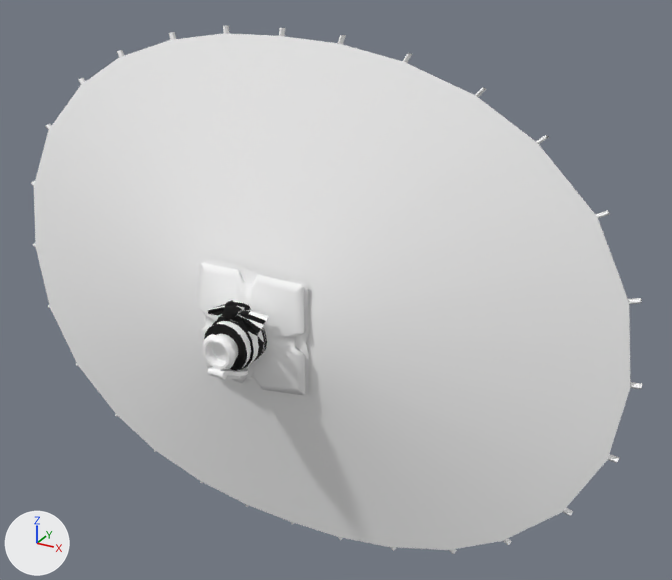
One commit to the glTF model glb/Wmn_Shelter_Focus_Cstm01.glb: the scene before it, then after it.
One viewpoint serves both versions: a 50 mm lens placed at (2.07, -4.14, 1.78), pointed at (0.1, -0.55, -0.02). The lights are fixed; the arrows at lower left show +X, +Y and +Z. The first picture is the older version.

Objects in the first picture: 'Gun__M_Body', 'Umbrella_Close__M_Umbrella_Close', 'Umbrella_Open__M_Umbrella' and 1 more.
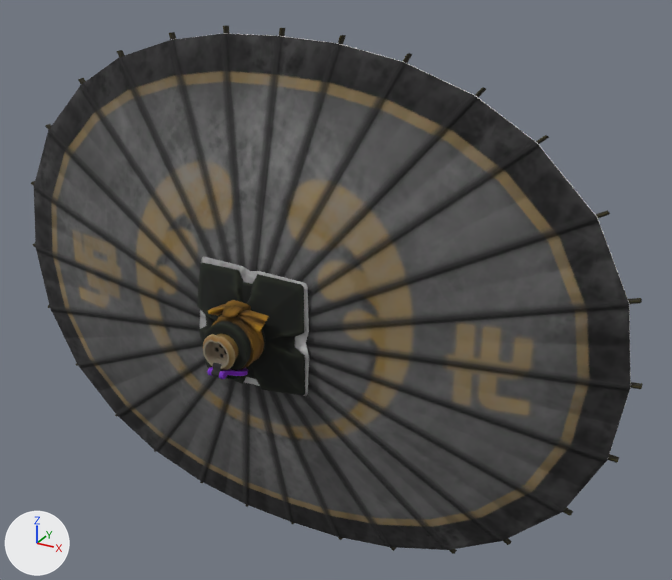
Edits to the bpy script that builds the scene:
```text
Add img_m_umbrella_cstm01_alb:
    img_m_umbrella_cstm01_alb = load_image('M_Umbrella_Cstm01_Alb', '_unpacked/M_Umbrella_Cstm01_Alb', 768, 768, 'sRGB')
Add img_m_umbrella_nrm:
    img_m_umbrella_nrm = load_image('M_Umbrella_Nrm', '_unpacked/M_Umbrella_Nrm', 512, 512, 'Non-Color')
Add img_m_umbrella_close_nrm:
    img_m_umbrella_close_nrm = load_image('M_Umbrella_Close_Nrm', '_unpacked/M_Umbrella_Close_Nrm', 512, 512, 'Non-Color')
Add img_m_umbrella_close_cstm01_alb:
    img_m_umbrella_close_cstm01_alb = load_image('M_Umbrella_Close_Cstm01_Alb', '_unpacked/M_Umbrella_Close_Cstm01_Alb', 384, 384, 'sRGB')
Add img_m_body_nrm:
    img_m_body_nrm = load_image('M_Body_Nrm', '_unpacked/M_Body_Nrm', 384, 384, 'Non-Color')
Add img_m_body_cstm01_alb:
    img_m_body_cstm01_alb = load_image('M_Body_Cstm01_Alb', '_unpacked/M_Body_Cstm01_Alb', 256, 256, 'sRGB')
Change mat_m_body:
    where n0 = _N.new('ShaderNodeBsdfPrincipled'); n0.name = 'Principled BSDF'
    remove n0.inputs[0].default_value = (1.0, 1.0, 1.0, 1.0)  # 'Base Color', white #ffffff
    add n2 = _N.new('ShaderNodeTexImage'); n2.name = 'Image Texture'
    add n2.image = img_m_body_cstm01_alb
    add n3 = _N.new('ShaderNodeNormalMap'); n3.name = 'Normal Map'
    add n3.uv_map = 'UVMap'
    add n4 = _N.new('ShaderNodeTexImage'); n4.name = 'Image Texture.001'
    add n4.image = img_m_body_nrm
    add _L.new(n2.outputs[0], n0.inputs[0])  # 'Color' to 'Base Color'
    add _L.new(n3.outputs[0], n0.inputs[5])  # 'Normal' to 'Normal'
    add _L.new(n4.outputs[0], n3.inputs[1])  # 'Color' to 'Color'
Change mat_m_umbrella_close:
    where n2 = _N.new('ShaderNodeTexImage'); n2.name = 'Image Texture'
    n2.image: img_m_umbrella_close_cstm01_mtl_png -> img_m_umbrella_close_cstm01_alb
    add n3 = _N.new('ShaderNodeNormalMap'); n3.name = 'Normal Map'
    add n3.uv_map = 'UVMap'
    add n4 = _N.new('ShaderNodeTexImage'); n4.name = 'Image Texture.001'
    add n4.image = img_m_umbrella_close_nrm
    where n0 = _N.new('ShaderNodeBsdfPrincipled'); n0.name = 'Principled BSDF'
    add _L.new(n3.outputs[0], n0.inputs[5])  # 'Normal' to 'Normal'
    add _L.new(n4.outputs[0], n3.inputs[1])  # 'Color' to 'Color'
Change mat_m_umbrella:
    where n0 = _N.new('ShaderNodeBsdfPrincipled'); n0.name = 'Principled BSDF'
    remove n0.inputs[0].default_value = (1.0, 1.0, 1.0, 1.0)  # 'Base Color', white #ffffff
    add n2 = _N.new('ShaderNodeTexImage'); n2.name = 'Image Texture'
    add n2.image = img_m_umbrella_cstm01_alb
    add n3 = _N.new('ShaderNodeNormalMap'); n3.name = 'Normal Map'
    add n3.uv_map = 'UVMap'
    add n4 = _N.new('ShaderNodeTexImage'); n4.name = 'Image Texture.001'
    add n4.image = img_m_umbrella_nrm
    add _L.new(n2.outputs[0], n0.inputs[0])  # 'Color' to 'Base Color'
    add _L.new(n3.outputs[0], n0.inputs[5])  # 'Normal' to 'Normal'
    add _L.new(n4.outputs[0], n3.inputs[1])  # 'Color' to 'Color'
```

What differs and where, as boxes [x1, y1, x2, y2] in the pictures (672 x 580 px):
'Umbrella_Open__M_Umbrella', surface changed (white to grey): [31, 25, 643, 554] in both
'Umbrella_Close__M_Umbrella_Close', surface changed: [204, 300, 267, 371] in both
'Gun__M_Body', surface changed (white to brown): [203, 333, 248, 379] in both
